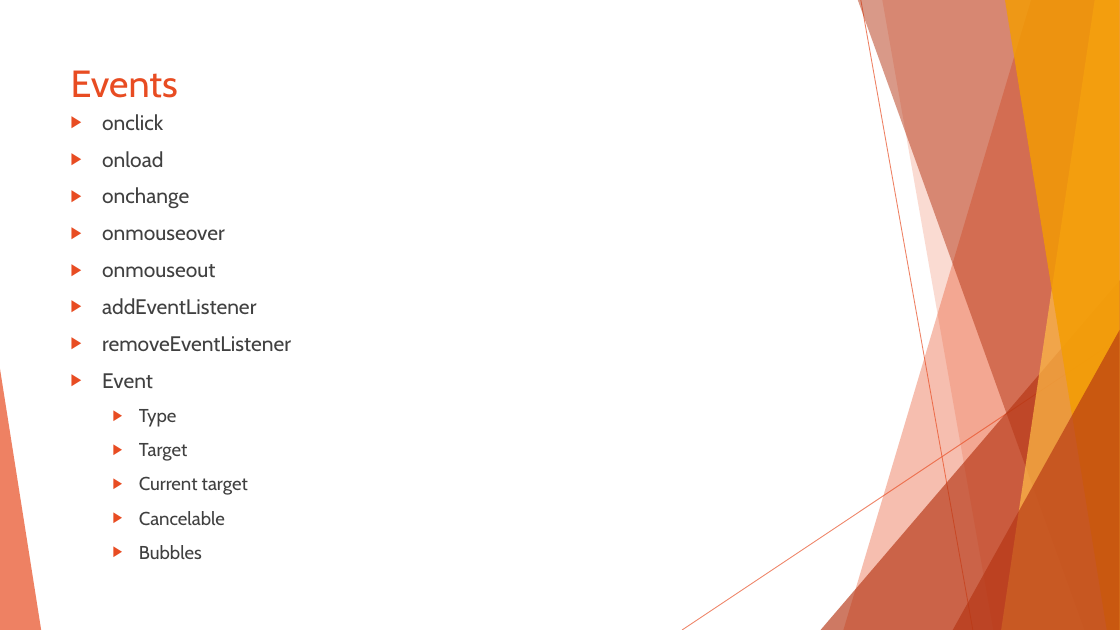
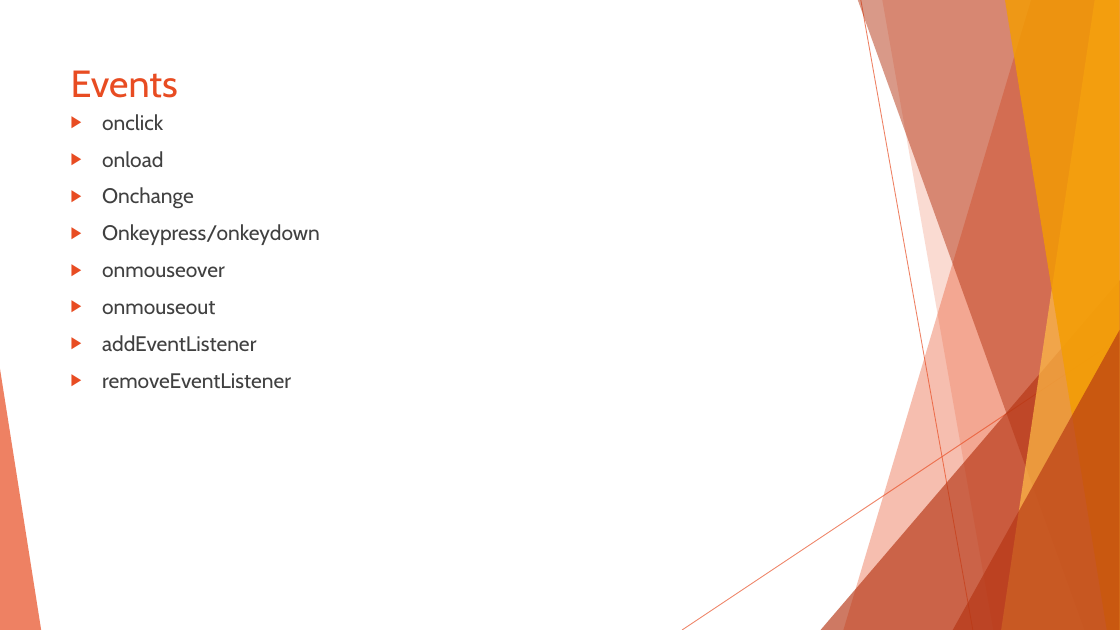
Before and after one commit to pvseshu/Javascript, a slide deck: slide 19 of Introduction to JavaScript/Introduction to JavaScript.pptx. Drawn at 1120x630 pixels with LibreOffice and Linux fonts; fonts in the diff are those of the drawing. Boxes give left, top, right and bottom in pixels: in the first picture for what was removed or moved away, otherwise in the second. Text is boxed around its words. In the diff, an @@ line names an element or a change of style, - is before the commit and + after.

Commit message:
Events
Events code update

```diff
--- a/Introduction to JavaScript/Introduction to JavaScript.pptx
+++ b/Introduction to JavaScript/Introduction to JavaScript.pptx
@@ text at (102, 187, 320, 245): text changed @@
-▶ onchange
+▶ Onchange
+▶ Onkeypress/onkeydown
@@ text at (102, 373, 248, 559): paragraphs removed @@
-▶ Event
-  ▶ Type
-  ▶ Target
-  ▶ Current target
-  ▶ Cancelable
-  ▶ Bubbles
```
Also in this commit, not shown: 1 other slide changed, 2 slides added, 1 slide removed, 5 other files.
